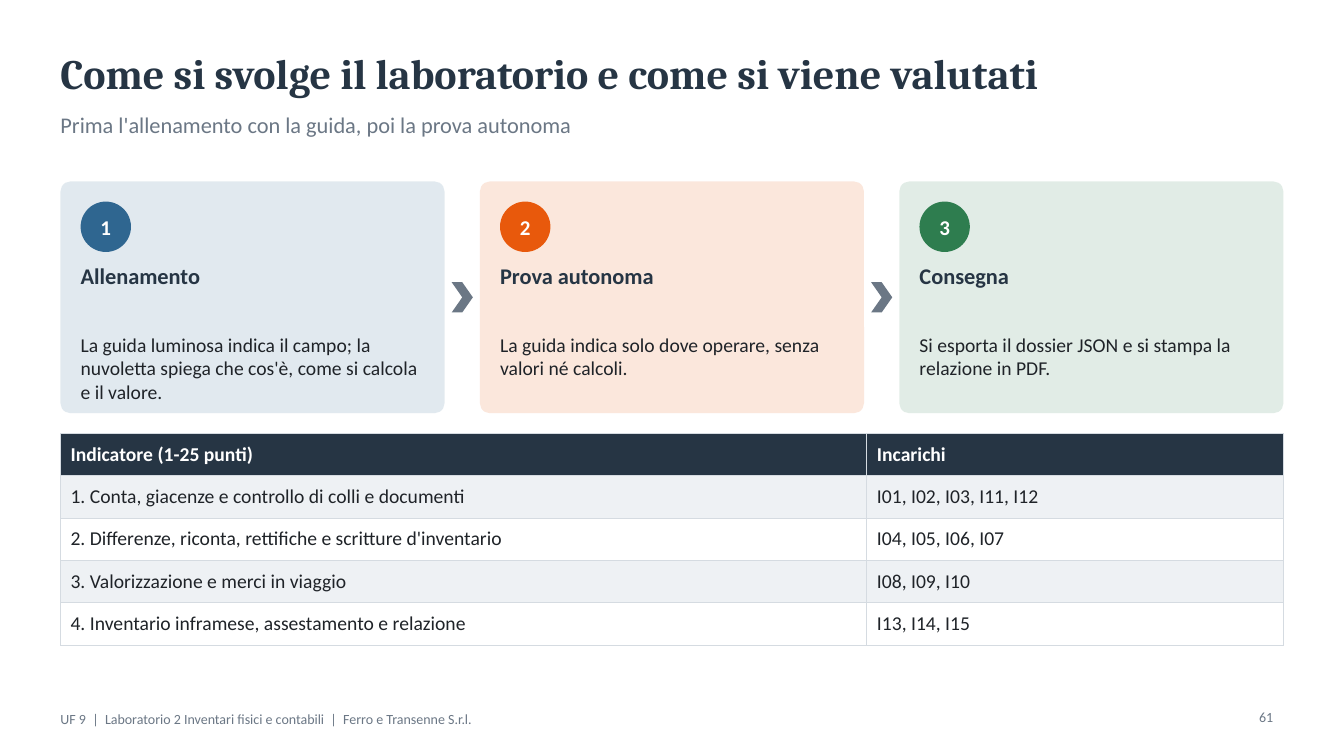
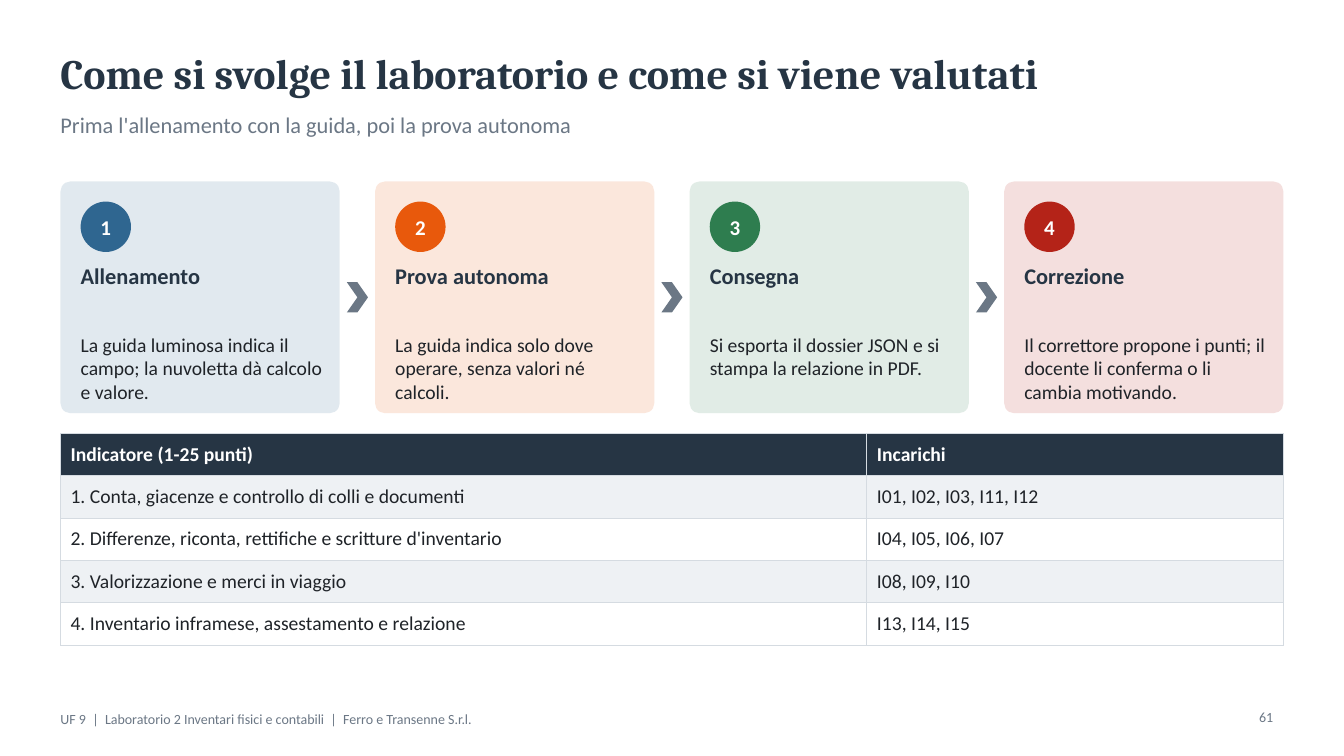
Before and after one commit to Maurizio-7887/MASTERSAPSTYLE-ACADEMY, a slide deck: slide 61 of app/blueprints/portale/materiali_uf9/Teoria_Laboratorio_2_Inventari_UF9.pptx. Drawn at 1344x756 pixels with LibreOffice and Linux fonts; fonts in the diff are those of the drawing. Boxes give left, top, right and bottom in pixels: in the first picture for what was removed or moved away, otherwise in the second. Text is boxed around its words. In the diff, an @@ line names an element or a change of style, - is before the commit and + after.

```diff
--- a/app/blueprints/portale/materiali_uf9/Teoria_Laboratorio_2_Inventari_UF9.pptx
+++ b/app/blueprints/portale/materiali_uf9/Teoria_Laboratorio_2_Inventari_UF9.pptx
@@ rounded rectangle: place and size @@
-rounded rectangle at (60, 181, 445, 413)
+rounded rectangle at (60, 181, 340, 413)
@@ rounded rectangle: place and size @@
-rounded rectangle at (480, 181, 864, 413)
+rounded rectangle at (375, 181, 654, 413)
@@ 1 text, 1 chevron, 1 ellipse: place and size @@
-1 text, 1 chevron, 1 ellipse at (452, 202, 551, 313)
+1 text, 1 chevron, 1 ellipse at (347, 202, 446, 313)
@@ rounded rectangle: place and size @@
-rounded rectangle at (899, 181, 1284, 413)
+rounded rectangle at (690, 181, 969, 413)
@@ rounded rectangle added at (1004, 181, 1284, 413), fill #B42318 at 14% opacity @@
@@ ellipse added at (1024, 202, 1075, 252), fill #B42318 @@
@@ text added at (1044, 221, 1055, 235), 15 pt, text #FFFFFF, bold @@
+4
@@ text "Prova autonoma": place and size @@
-text "Prova autonoma" at (500, 269, 654, 284)
+text "Prova autonoma" at (395, 269, 549, 284)
@@ text "Consegna": place and size @@
-text "Consegna" at (919, 269, 1008, 288)
+text "Consegna" at (710, 269, 799, 288)
@@ text added at (1024, 268, 1124, 284), 16 pt, text #263544, bold @@
+Correzione
@@ 1 text, 1 ellipse, 1 chevron: place and size @@
-1 text, 1 ellipse, 1 chevron at (871, 202, 970, 313)
+1 text, 1 ellipse, 1 chevron at (661, 202, 760, 313)
@@ chevron added at (976, 282, 997, 313), fill #6B7785 @@
@@ text at (81, 338, 322, 399): text changed @@
-La guida luminosa indica il campo; la nuvoletta spiega che cos'è, come si calcola e il valore.
+La guida luminosa indica il campo; la nuvoletta dà calcolo e valore.
@@ text "La guida indica solo dove ..." rewrapped from (500, 338, 820, 375) to (395, 338, 593, 399) @@
@@ text "Si esporta il dossier JSON ..." rewrapped from (919, 338, 1231, 375) to (710, 338, 939, 378) @@
@@ text added at (1024, 338, 1265, 399), 14 pt, text #1F2328 @@
+Il correttore propone i punti; il docente li conferma o li cambia motivando.
```
Also in this commit, not shown: 1 other file.
